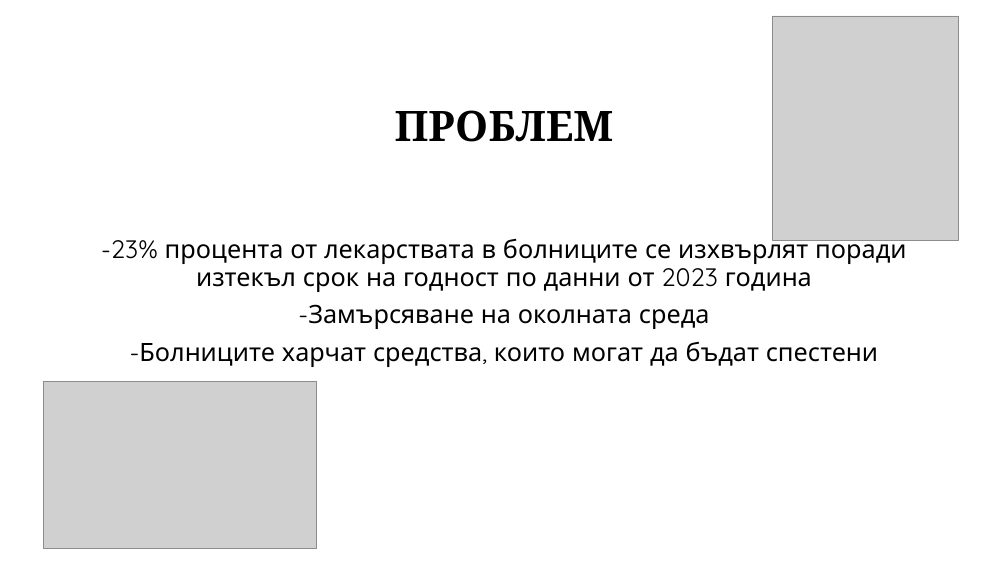
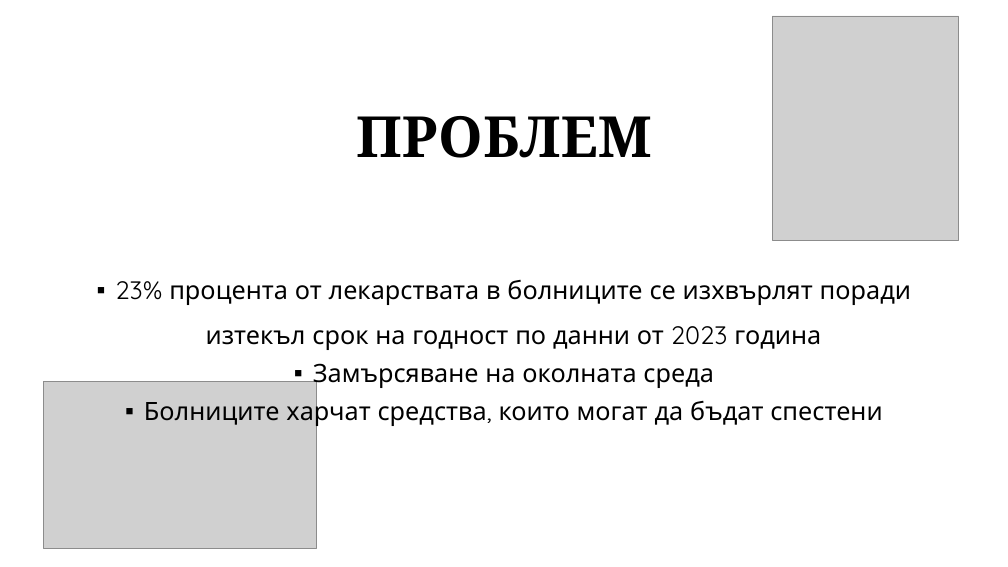
Before and after one commit to petargeorgiev18/SmartMeds, a slide deck: slide 2 of SmartMeds.pptx. Drawn at 1008x567 pixels with LibreOffice and Linux fonts; fonts in the diff are those of the drawing; grey boxes stand for pictures; background and template pictures are left out. Boxes give left, top, right and bottom in pixels: in the first picture for what was removed or moved away, otherwise in the second. Text is boxed around its words. In the diff, an @@ line names an element or a change of style, - is before the commit and + after.

Commit message:
Add presentation

```diff
--- a/SmartMeds.pptx
+++ b/SmartMeds.pptx
@@ title "ПРОБЛЕМ": place and size @@
-title "ПРОБЛЕМ" at box(395, 110, 614, 142)
+title "ПРОБЛЕМ" at box(356, 116, 652, 158)
@@ title "ПРОБЛЕМ" at box(356, 116, 652, 158): size 40 to 54 pt @@
@@ text "23% процента от лекарствата в ..." at box(115, 280, 911, 426): vertical alignment top to middle @@
@@ text at box(115, 280, 911, 426): text changed @@
--23% процента от лекарствата в болниците се изхвърлят поради изтекъл срок на годност по данни от 2023 година
--Замърсяване на околната среда
--Болниците харчат средства, които могат да бъдат спестени
+▪ 23% процента от лекарствата в болниците се изхвърлят поради изтекъл срок на годност по данни от 2023 година
+▪ Замърсяване на околната среда
+▪ Болниците харчат средства, които могат да бъдат спестени
```
Also in this commit, not shown: 5 other slides changed, 3 slides added.
